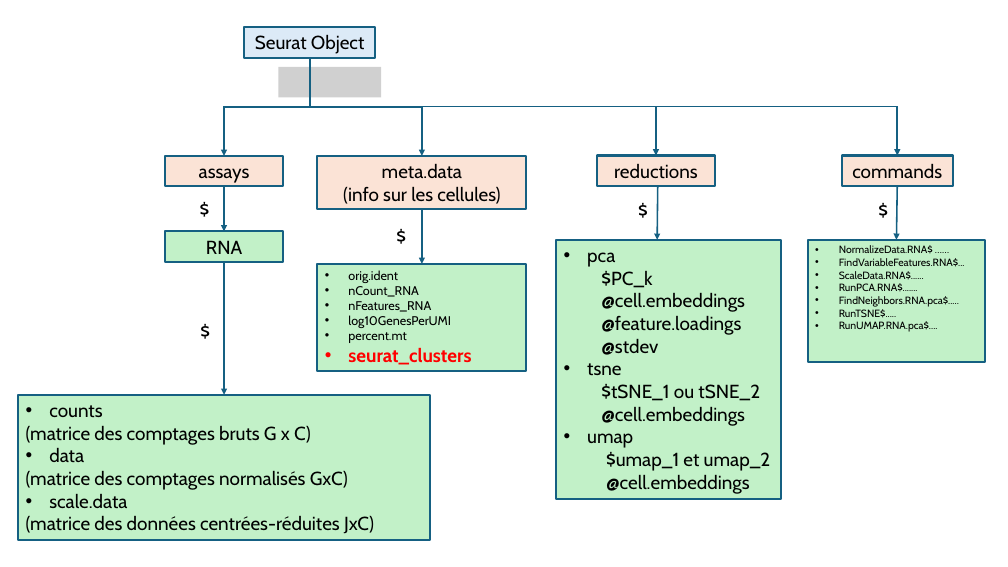
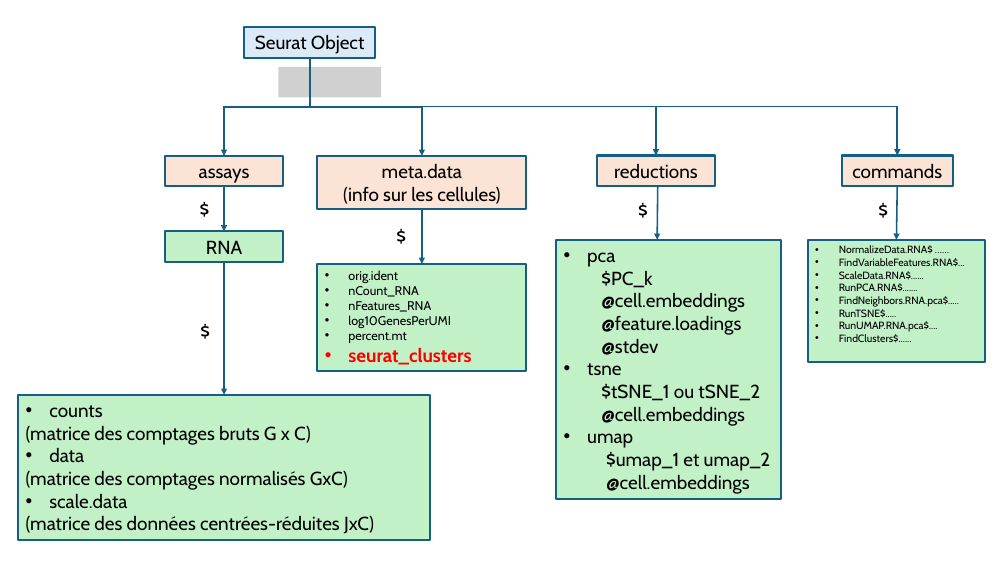
Before and after one commit to rochevin/FormationSeurat, a slide deck: slide 10 of Cours/images/Sources_schemes.pptx. Drawn at 1008x567 pixels with LibreOffice and Linux fonts; fonts in the diff are those of the drawing; grey boxes stand for pictures. Boxes give left, top, right and bottom in pixels: in the first picture for what was removed or moved away, otherwise in the second. Text is boxed around its words. In the diff, an @@ line names an element or a change of style, - is before the commit and + after.

```diff
--- a/Cours/images/Sources_schemes.pptx
+++ b/Cours/images/Sources_schemes.pptx
@@ text in rectangle at (839,334,912,343): paragraph added @@
+• FindClusters$......
```
Also in this commit, not shown: 2 other files.
